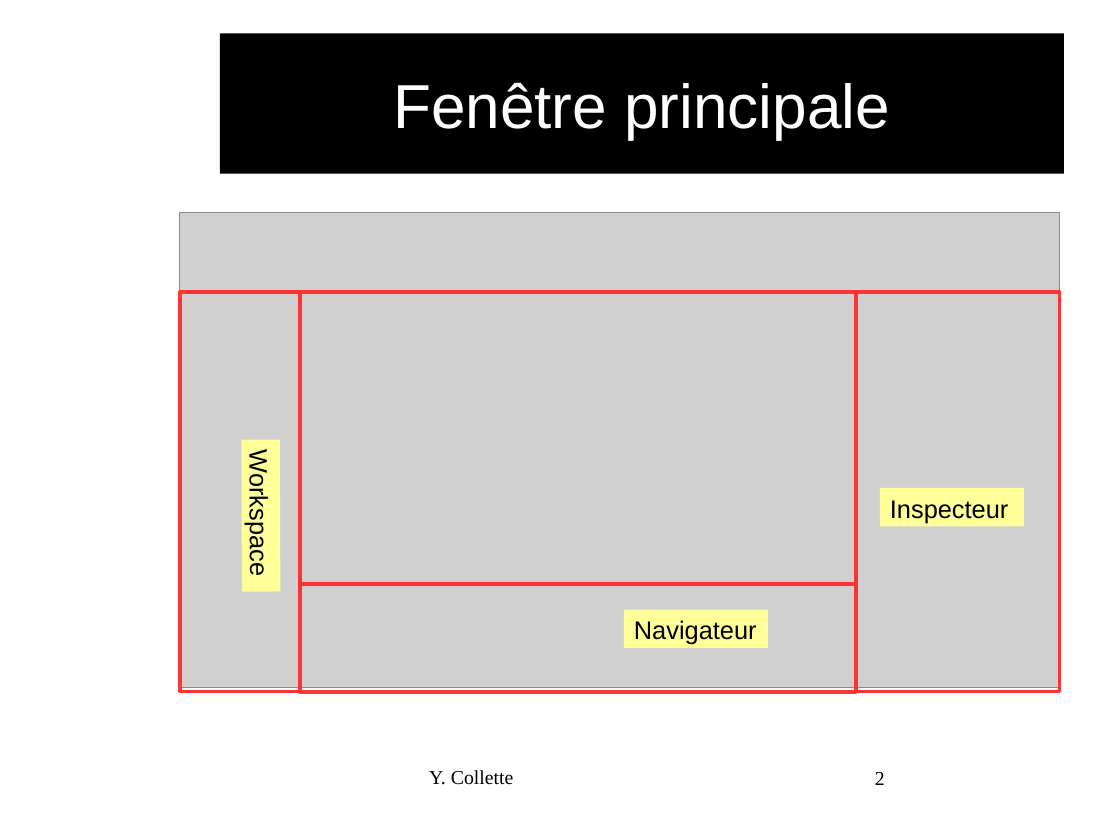
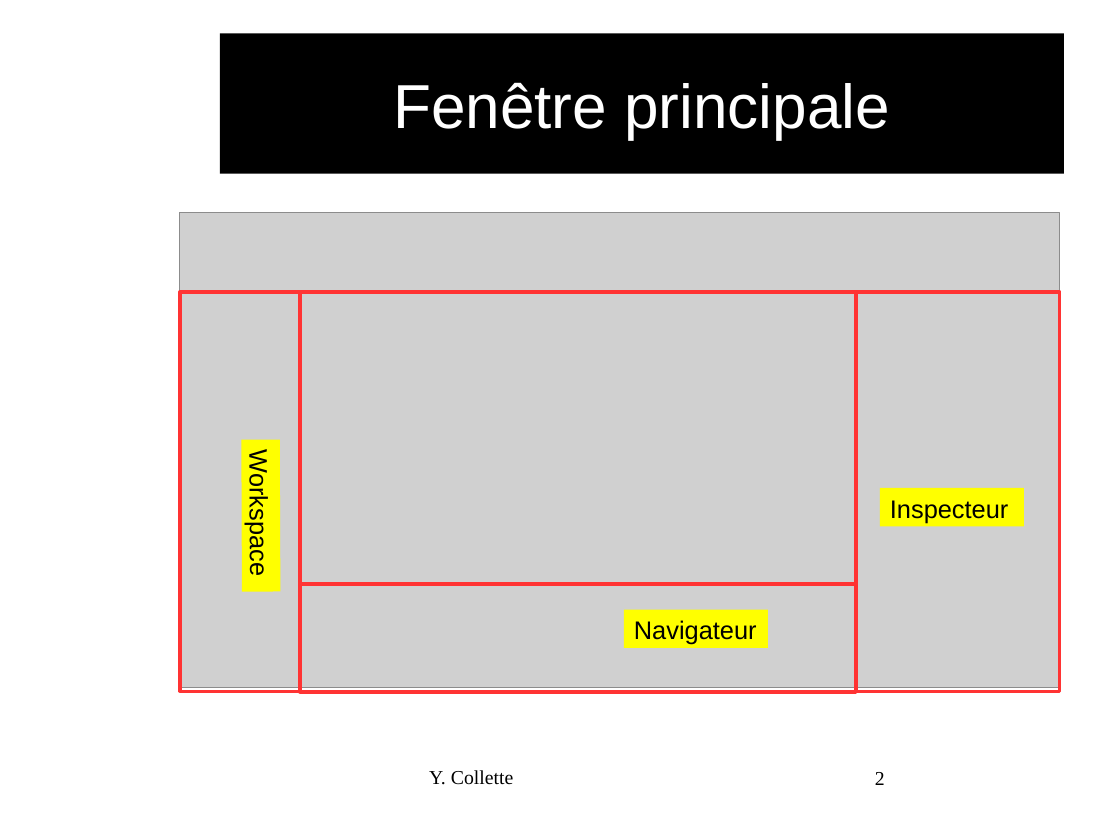
Before and after one commit to audinux/audinux.github.io, a slide deck: slide 2 of workshop/audio/MuseScore.odp. Drawn at 1120x840 pixels with LibreOffice and Linux fonts; fonts in the diff are those of the drawing; grey boxes stand for pictures; background and template pictures are left out. Boxes give left, top, right and bottom in pixels: in the first picture for what was removed or moved away, otherwise in the second. Text is boxed around its words. In the diff, an @@ line names an element or a change of style, - is before the commit and + after.

```diff
--- a/workshop/audio/MuseScore.odp
+++ b/workshop/audio/MuseScore.odp
@@ fill #FFFF99 to #FFFF00 in 3 elements at (x1=624, y1=610, x2=768, y2=648), (x1=880, y1=488, x2=1024, y2=526), (x1=242, y1=440, x2=281, y2=593) @@
```
Also in this commit, not shown: 9 other slides changed, 24 other files.
